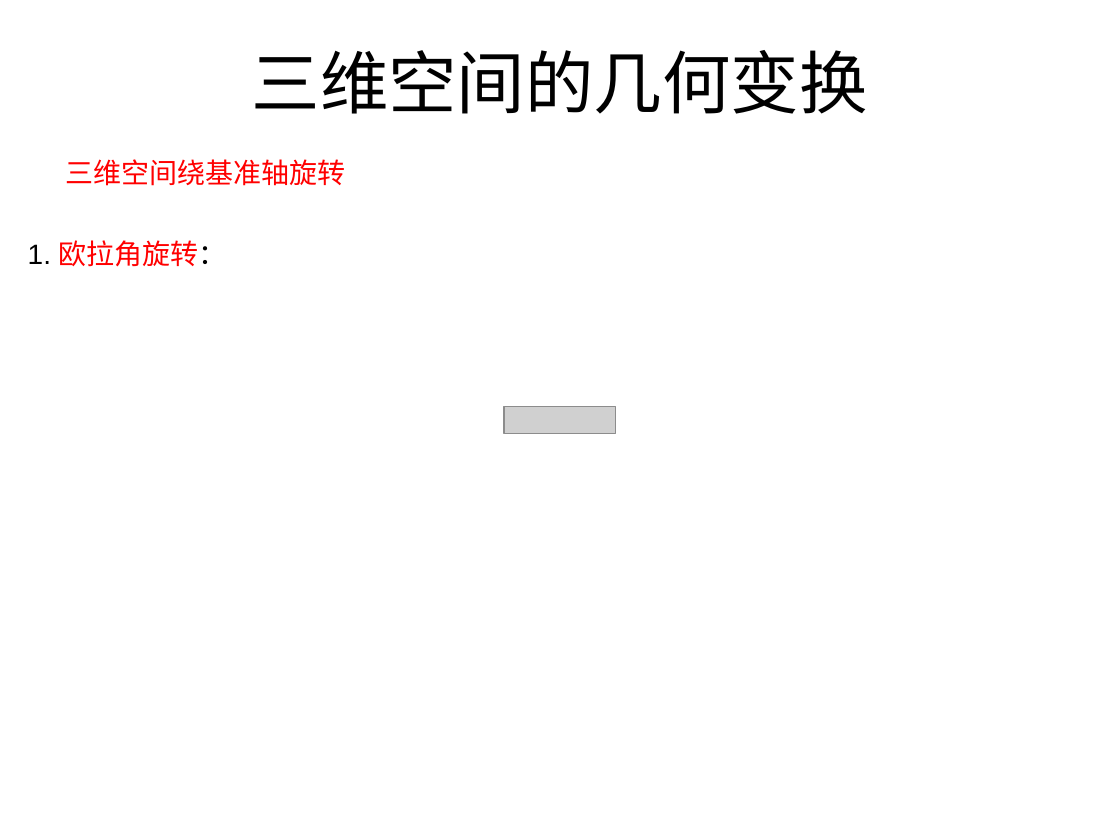
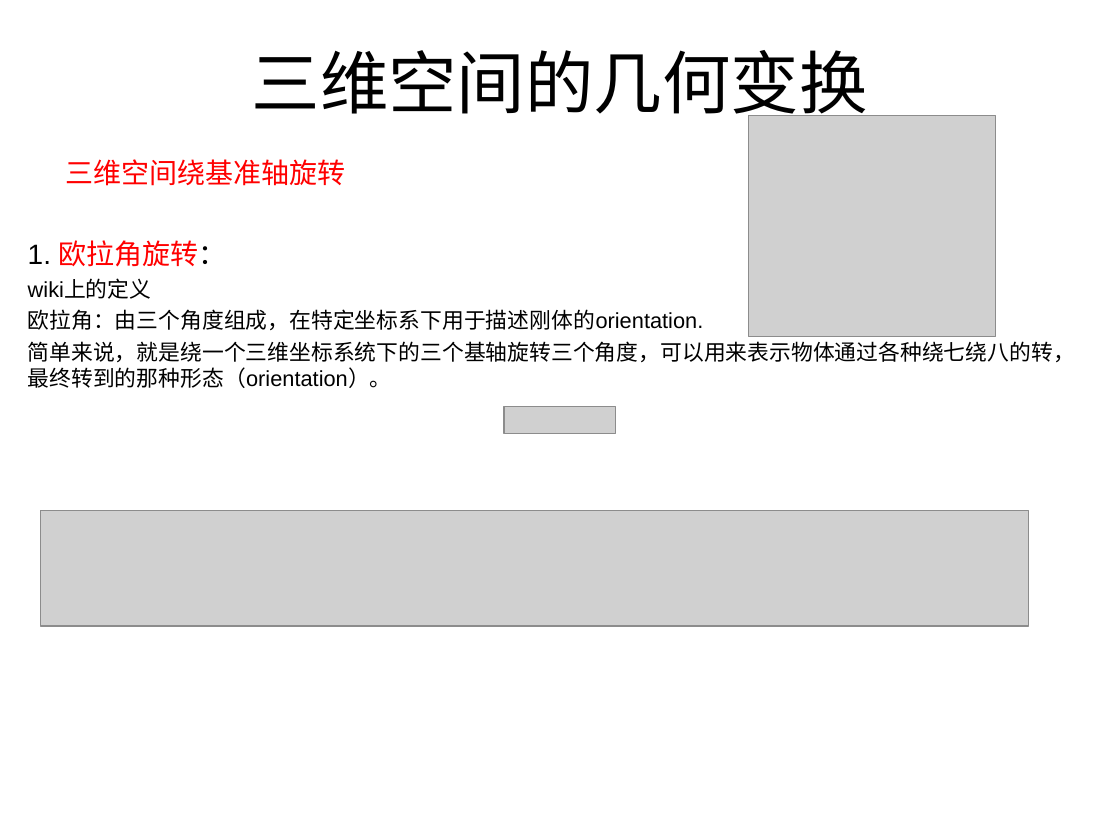
Before and after one commit to lhswei/3Dtransform, a slide deck: slide 34 of 3D数学基础transform.ppt. Drawn at 1120x840 pixels with LibreOffice and Linux fonts; fonts in the diff are those of the drawing; grey boxes stand for pictures. Boxes give left, top, right and bottom in pixels: in the first picture for what was removed or moved away, otherwise in the second. Text is boxed around its words. In the diff, an @@ line names an element or a change of style, - is before the commit and + after.

```diff
--- a/3D数学基础transform.ppt
+++ b/3D数学基础transform.ppt
@@ picture added at (748,115,996,336) @@
@@ text at (28,280,1075,388): paragraphs added @@
+wiki上的定义
+欧拉角：由三个角度组成，在特定坐标系下用于描述刚体的orientation.
+简单来说，就是绕一个三维坐标系统下的三个基轴旋转三个角度，可以用来表示物体通过各种绕七绕八的转，最终转到的那种形态（orientation）。
@@ picture added at (40,511,1028,626) @@
```
Also in this commit, not shown: 2 other slides changed, 3 slides added, 1 other file.
